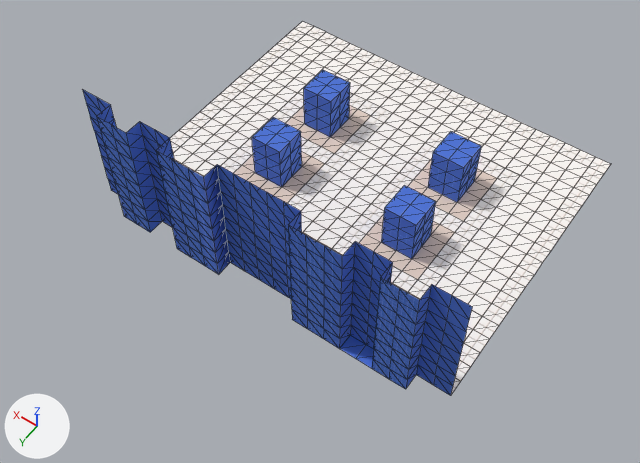
The OBJ model Assets/World/Places/Blue Palace/Blue Palace.obj: old version first, new version second.
One viewpoint serves both versions: a 50 mm camera at (-37.5, 49.1, 79.2) aimed at (-2.8, 0.5, 2.8). Arrows for +X, +Y and +Z are at lower left; the lights stay in place. Mesh edges are drawn as thin lines. Where no turn or scale is listed for an object, it has been applied to the vertices. Vertices at the same position are counted once.

Script lines for the objects in view, before the commit:
```python
me_default = bpy.data.meshes.new('Default')
me_default.from_pydata(...)  # 1042 vertices, 1616 faces; spans x -24.0..22.0, y -30.0..10.0, z -2.0..16.0
me_default.materials.append(mat_material1)
ob_default = bpy.data.objects.new('Default', me_default)
ob_default.location = (0.0, 0.0, 0.0)
```
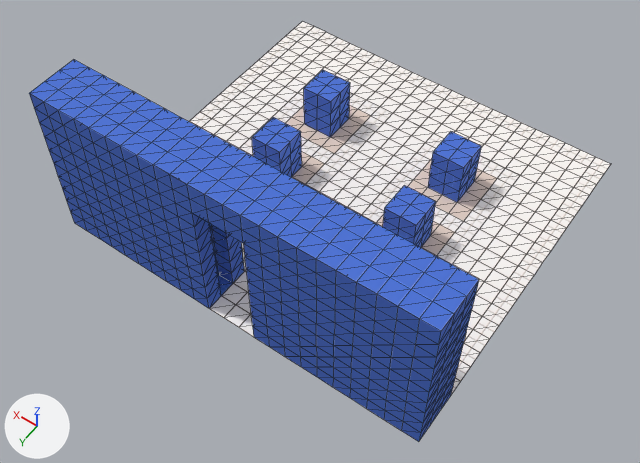
What differs and where, as boxes (x1, y1, x2, y2) in the pictures (640 x 463 px):
'Default', reshaped (10% wider, 12% taller)
    before: (82, 21, 611, 396)
    after: (29, 21, 611, 442)
part 1 of me_default, added (blue)
    after: (30, 60, 479, 331)
part 2 of me_default, built on
    before: (233, 173, 289, 298)
    after: (29, 93, 479, 442)

The change in detail:
me_default is used by ob_default; location (0.0, 0.0, 0.0).
me_default had 1042 vertices, 1616 faces and spanned x -24.0..22.0, y -30.0..10.0, z -2.0..16.0.
me_default now has 1590 vertices, 2572 faces and spans x -24.0..22.0, y -30.0..14.0, z -2.0..20.0.
me_default part 1: a new loose piece of 96 vertices spanning x -24.0..22.0, y 8.0..14.0, z 20.0, in mat_material1.
me_default part 2: 16 vertices removed from x -2.0..0.0, y 8.0, z 0.0..14.0; 428 vertices added at x -24.0..22.0, y 6.0..14.0, z 0.0..20.0.
